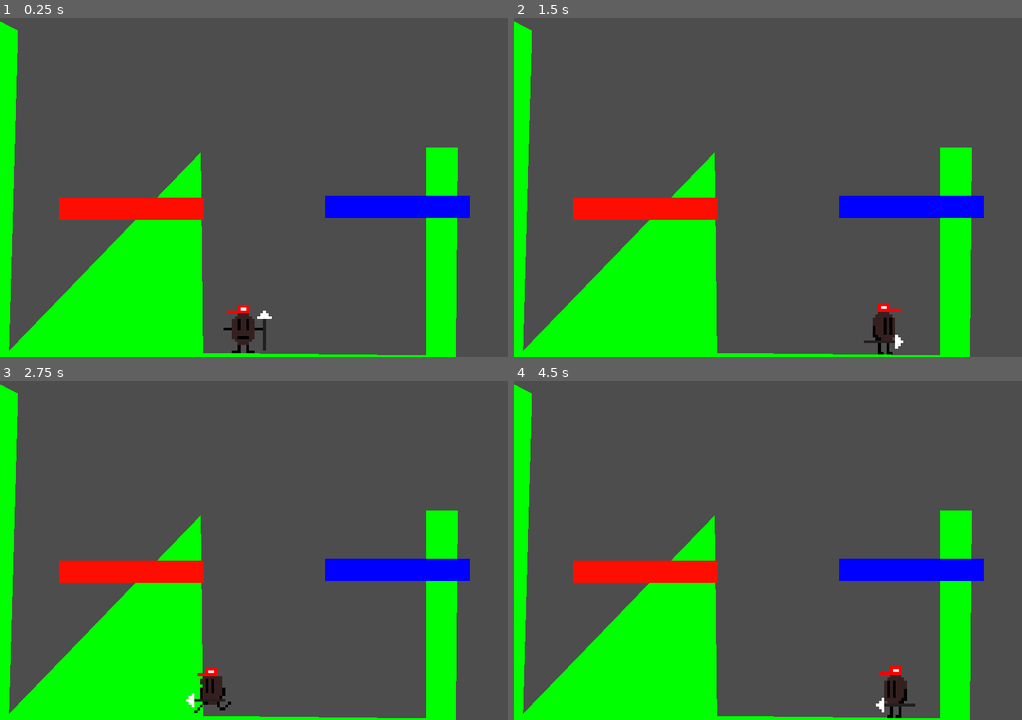
Above: before the commit, frames 1-4 (two rows, left to right).
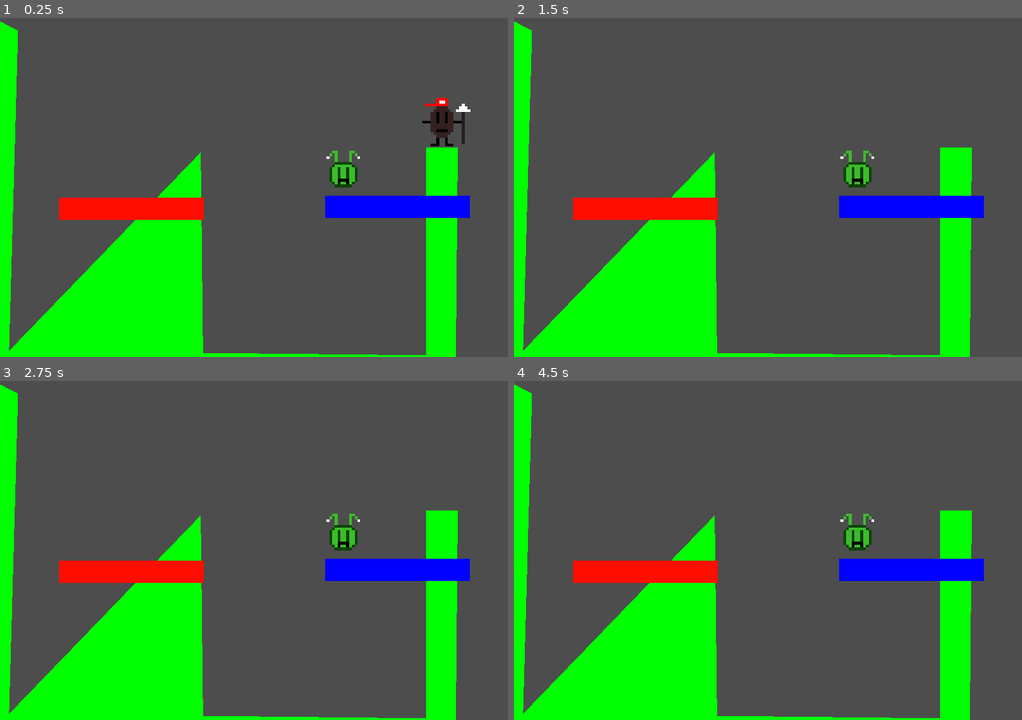
Above: after the commit, the same moments.

Repository: SonuTheNecro/GodotLearningEnvironment
Game: Godot game, scene res://level.tscn
Same seed, same stepped clock (60 frames per second), same inputs: the game is played once before the commit and once after it.
Inputs (mouse positions are in pixels of both pictures, inside the frame that each line leads up to):
- Up to frame 1 (0.25 s): no input
- Up to frame 2 (1.5 s): move the mouse to (879, 140) at 0.52 s; press the mouse at (879, 140) at 0.53 s; hold D (move_right) from 0.53 s (still down); tap W (jump) at 0.77 s; move the mouse to (666, 180) at 1.27 s; release the mouse at (666, 180) at 1.28 s; tap S (duck) at 1.35 s
- Up to frame 3 (2.75 s): tap W (jump) at 1.52 s; move the mouse to (304, 435) at 2.02 s; release D (move_right) at 2.03 s; hold A (move_left) from 2.03 s (still down); hold Shift (run) from 2.03 s (still down)
- Up to frame 4 (4.5 s): move the mouse to (742, 601) at 2.77 s; release A (move_left) at 2.78 s; release Shift (run) at 2.78 s; hold D (move_right) 2.78-4.28 s; click (742, 601) at 2.85 s; tap W (jump) at 3.02, 3.77 s; move the mouse to (920, 581) at 3.52 s; hold S (duck) 3.53-4.28 s; move the mouse to (615, 462) at 4.27 s; hold A (move_left) from 4.28 s (still down); tap Shift (run) at 4.35 s

The runs differ from the first frame. In frame 1, 1.6% of the frame differs, in the area x 44-93%, y 23-99%; in frame 2, 1.0%; in frame 3, 1.0%; in frame 4, 1.0%.

Commit message:
feat: enemy w/ hitbox

Diff:
--- /dev/null
+++ b/enemy.gd
@@ -0,0 +1,20 @@
+extends CharacterBody2D
+
+
+const SPEED = 300.0
+const JUMP_VELOCITY = -400.0
+
+# Get the gravity from the project settings to be synced with RigidBody nodes.
+var gravity = ProjectSettings.get_setting("physics/2d/default_gravity")
+
+
+func _physics_process(delta):
+	pass
+
+func contact_with_player(play: PhysicsBody2D):
+	if play.is_in_group("player"):
+		if play.velocity.y >= 0:
+			if $AnimatedSprite2D.animation == "idle":
+				$AnimatedSprite2D.play("death")
+			elif $AnimatedSprite2D.animation == "death":
+				$AnimatedSprite2D.play("idle")
--- /dev/null
+++ b/enemy.tscn
@@ -0,0 +1,89 @@
+[gd_scene load_steps=13 format=3 uid="uid://cld782wy03wqn"]
+
+[ext_resource type="Script" path="res://enemy.gd" id="1_6i1vh"]
+[ext_resource type="Texture2D" uid="uid://b02kga1uqhi53" path="res://player_sprites/enemy_death.png" id="1_48s2h"]
+[ext_resource type="Texture2D" uid="uid://dfwiiaw7d11jb" path="res://player_sprites/enemy_idle.png" id="2_xaa3x"]
+
+[sub_resource type="AtlasTexture" id="AtlasTexture_rbdgr"]
+atlas = ExtResource("1_48s2h")
+region = Rect2(0, 0, 32, 32)
+
+[sub_resource type="AtlasTexture" id="AtlasTexture_h133v"]
+atlas = ExtResource("1_48s2h")
+region = Rect2(32, 0, 32, 32)
+
+[sub_resource type="AtlasTexture" id="AtlasTexture_k0pgq"]
+atlas = ExtResource("1_48s2h")
+region = Rect2(0, 32, 32, 32)
+
+[sub_resource type="AtlasTexture" id="AtlasTexture_k1ufo"]
+atlas = ExtResource("1_48s2h")
+region = Rect2(32, 32, 32, 32)
+
+[sub_resource type="AtlasTexture" id="AtlasTexture_s8fv7"]
+atlas = ExtResource("2_xaa3x")
+region = Rect2(0, 0, 32, 32)
+
+[sub_resource type="AtlasTexture" id="AtlasTexture_7roy8"]
+atlas = ExtResource("2_xaa3x")
+region = Rect2(0, 32, 32, 32)
+
+[sub_resource type="SpriteFrames" id="SpriteFrames_b01p0"]
+animations = [{
+"frames": [{
+"duration": 1.0,
+"texture": SubResource("AtlasTexture_rbdgr")
+}, {
+"duration": 1.0,
+"texture": SubResource("AtlasTexture_h133v")
+}, {
+"duration": 1.0,
+"texture": SubResource("AtlasTexture_k0pgq")
+}, {
+"duration": 1.0,
+"texture": SubResource("AtlasTexture_k1ufo")
+}],
+"loop": false,
+"name": &"death",
+"speed": 5.0
+}, {
+"frames": [{
+"duration": 1.0,
+"texture": SubResource("AtlasTexture_s8fv7")
+}, {
+"duration": 1.0,
+"texture": SubResource("AtlasTexture_7roy8")
+}],
+"loop": true,
+"name": &"idle",
+"speed": 5.0
+}]
+
+[sub_resource type="CircleShape2D" id="CircleShape2D_jle4l"]
+radius = 32.0
+
+[sub_resource type="CapsuleShape2D" id="CapsuleShape2D_ntqie"]
+radius = 24.0
+height = 64.0
+
+[node name="enemy" type="CharacterBody2D"]
+script = ExtResource("1_6i1vh")
+
+[node name="AnimatedSprite2D" type="AnimatedSprite2D" parent="."]
+texture_filter = 1
+scale = Vector2(5, 5)
+sprite_frames = SubResource("SpriteFrames_b01p0")
+animation = &"idle"
+
+[node name="CollisionShape2D" type="CollisionShape2D" parent="."]
+shape = SubResource("CircleShape2D_jle4l")
+
+[node name="Area2D" type="Area2D" parent="."]
+
+[node name="CollisionShape2D" type="CollisionShape2D" parent="Area2D"]
+position = Vector2(0, -16)
+rotation = 1.5708
+shape = SubResource("CapsuleShape2D_ntqie")
+debug_color = Color(0.982259, 0, 0.36379, 0.42)
+
+[connection signal="body_entered" from="Area2D" to="." method="contact_with_player"]
--- a/level.tscn
+++ b/level.tscn
@@ -1,7 +1,8 @@
-[gd_scene load_steps=5 format=3 uid="uid://mhlpakpgegri"]
+[gd_scene load_steps=6 format=3 uid="uid://mhlpakpgegri"]
 
 [ext_resource type="Script" path="res://CollisionPolygon2D.gd" id="1_sdvwn"]
 [ext_resource type="PackedScene" uid="uid://djfeeipq7vvb8" path="res://player.tscn" id="1_vet0b"]
+[ext_resource type="PackedScene" uid="uid://cld782wy03wqn" path="res://enemy.tscn" id="3_yo7cm"]
 
 [sub_resource type="RectangleShape2D" id="RectangleShape2D_v8h6i"]
 size = Vector2(253, 36)
@@ -10,36 +11,40 @@
 
 [node name="level" type="Node2D"]
 
-[node name="StaticBody2D" type="StaticBody2D" parent="." groups=["wall"]]
+[node name="collision" type="StaticBody2D" parent="." groups=["wall"]]
 
-[node name="CollisionPolygon2D" type="CollisionPolygon2D" parent="StaticBody2D"]
+[node name="CollisionPolygon2D" type="CollisionPolygon2D" parent="collision"]
 position = Vector2(-80, 64)
 polygon = PackedVector2Array(-1, 56, -1, 696, 887, 696, 891, 264, 835, 264, 835, 632, 439.099, 627.72, 435, 272, 95, 624, 111, 56, 0, 0)
 script = ExtResource("1_sdvwn")
 
-[node name="left_platform" type="CollisionShape2D" parent="StaticBody2D"]
+[node name="left_platform" type="CollisionShape2D" parent="collision"]
 position = Vector2(230, 435)
 shape = SubResource("RectangleShape2D_v8h6i")
 
-[node name="ColorRect" type="ColorRect" parent="StaticBody2D/left_platform"]
+[node name="ColorRect" type="ColorRect" parent="collision/left_platform"]
 offset_left = -126.0
 offset_top = -19.0
 offset_right = 130.0
 offset_bottom = 21.0
 color = Color(0.994578, 0.0559661, 1.92523e-07, 1)
 
-[node name="right_platform" type="CollisionShape2D" parent="StaticBody2D"]
+[node name="right_platform" type="CollisionShape2D" parent="collision"]
 position = Vector2(702, 434)
 shape = SubResource("RectangleShape2D_v8h6i")
 
-[node name="ColorRect" type="ColorRect" parent="StaticBody2D/right_platform"]
+[node name="ColorRect" type="ColorRect" parent="collision/right_platform"]
 offset_left = -126.0
 offset_top = -21.0
 offset_right = 130.0
 offset_bottom = 19.0
 color = Color(0, 0, 1, 1)
 
-[node name="Sprite2D" type="Sprite2D" parent="StaticBody2D"]
+[node name="Sprite2D" type="Sprite2D" parent="collision"]
 texture = SubResource("ImageTexture_0h1is")
 
 [node name="player" parent="." instance=ExtResource("1_vet0b")]
+position = Vector2(784, 320)
+
+[node name="enemy" parent="." instance=ExtResource("3_yo7cm")]
+position = Vector2(608, 368)
--- a/player.gd
+++ b/player.gd
@@ -76,5 +76,6 @@
 func flip(value: bool):
 
 	if value != $AnimatedSprite2D.flip_h:
+		$CollisionShape2D.position.x *= -1
 		$AnimatedSprite2D.flip_h = value
 		$AnimatedSprite2D/Spear/CollisionShape2D.position.x *= -1
--- a/player.tscn
+++ b/player.tscn
@@ -271,16 +271,16 @@
 [sub_resource type="RectangleShape2D" id="RectangleShape2D_ku8gd"]
 size = Vector2(5.7, 5.71541)
 
-[node name="player" type="CharacterBody2D"]
+[node name="player" type="CharacterBody2D" groups=["player"]]
 script = ExtResource("1_lb33c")
 
 [node name="CollisionShape2D" type="CollisionShape2D" parent="."]
-position = Vector2(426.5, 605.5)
+position = Vector2(0, -37.905)
 shape = SubResource("RectangleShape2D_tvy71")
 
 [node name="AnimatedSprite2D" type="AnimatedSprite2D" parent="."]
 texture_filter = 1
-position = Vector2(440.55, 624)
+position = Vector2(8.99994, -22.0001)
 scale = Vector2(5, 5.074)
 sprite_frames = SubResource("SpriteFrames_3dqom")
 animation = &"attack"
Binary file added: player_sprites/enemy_death.png
Not shown, added: player_sprites/enemy_death.png.import
Binary file added: player_sprites/enemy_idle.png
Not shown, added: player_sprites/enemy_idle.png.import
